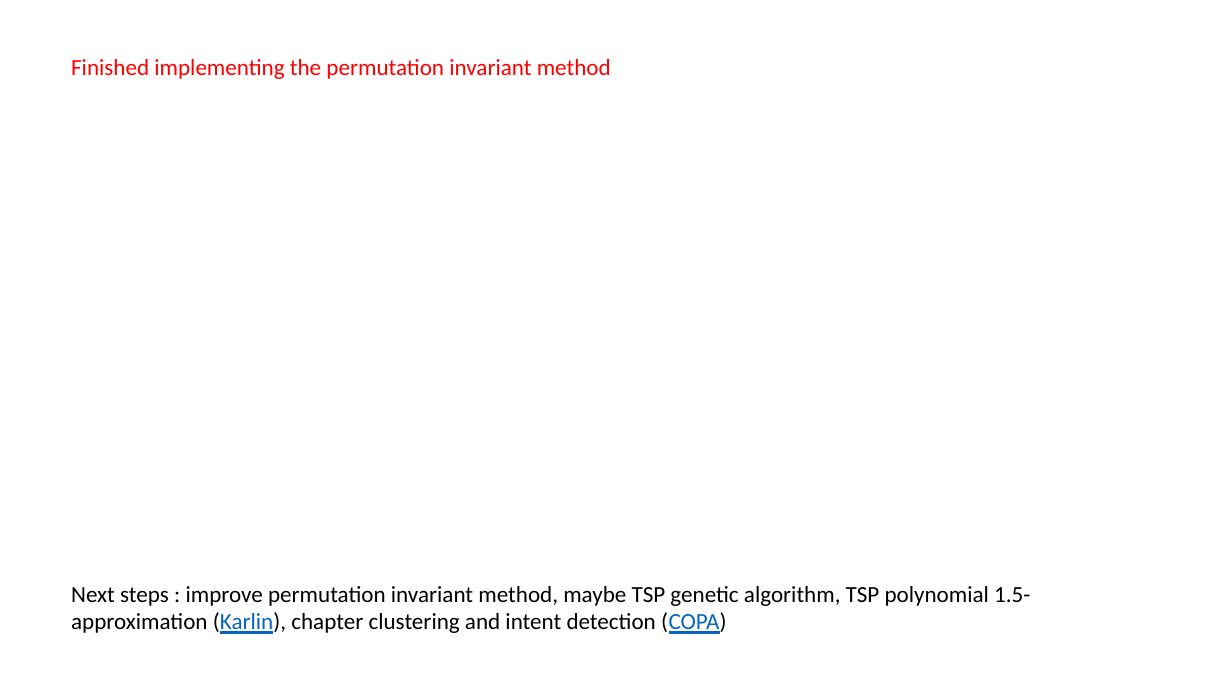
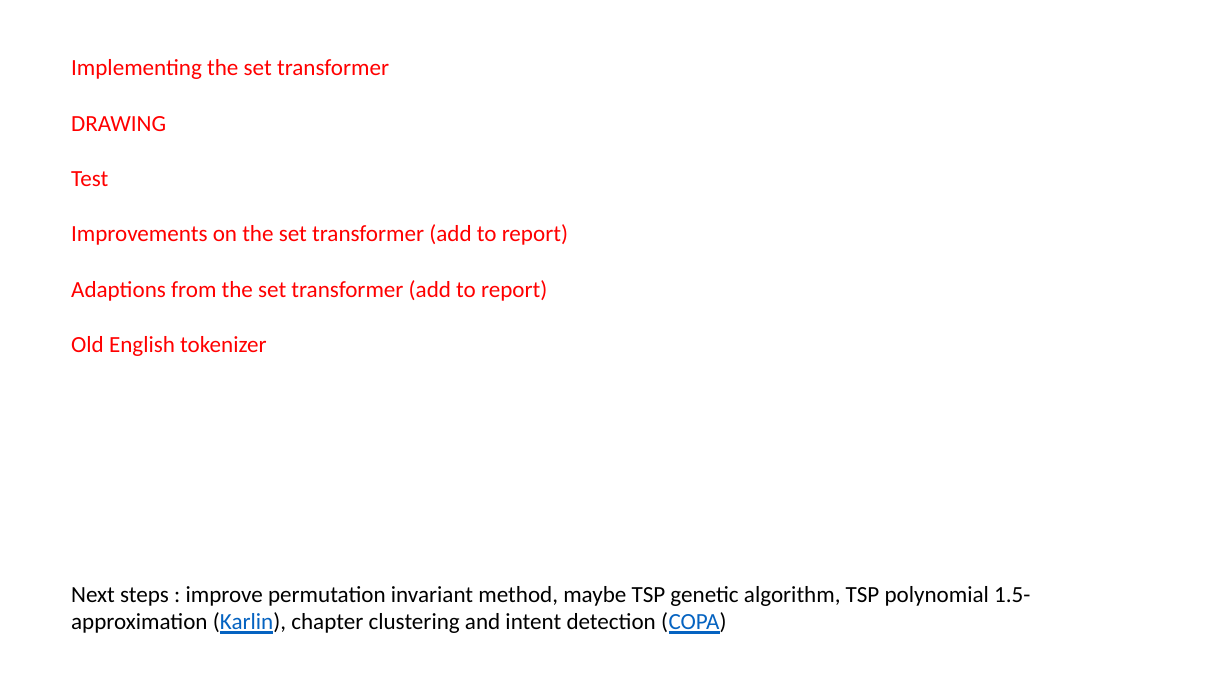
Before and after one commit to VictorFournier06/Jawbone, a slide deck: slide 11 of Weekly/Weekly Summary.pptx. Drawn at 1232x693 pixels with LibreOffice and Linux fonts; fonts in the diff are those of the drawing. Boxes give left, top, right and bottom in pixels: in the first picture for what was removed or moved away, otherwise in the second. Text is boxed around its words. In the diff, an @@ line names an element or a change of style, - is before the commit and + after.

```diff
--- a/Weekly/Weekly Summary.pptx
+++ b/Weekly/Weekly Summary.pptx
@@ text at [71, 59, 568, 356]: text changed @@
-Finished implementing the permutation invariant method
+Implementing the set transformer
+DRAWING
+Test
+Improvements on the set transformer (add to report)
+Adaptions from the set transformer (add to report)
+Old English tokenizer
```
Also in this commit, not shown: 2 other slides changed, 1 slide added, 1 slide removed, 6 other files.
